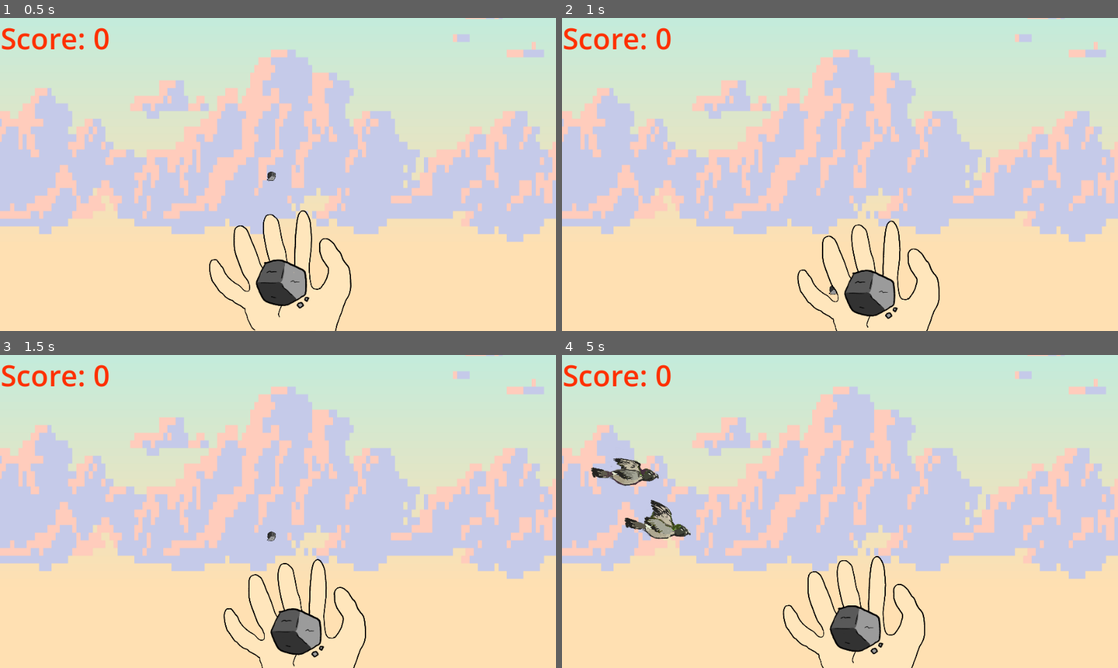
Above: before the commit, frames 1-4 (two rows, left to right).
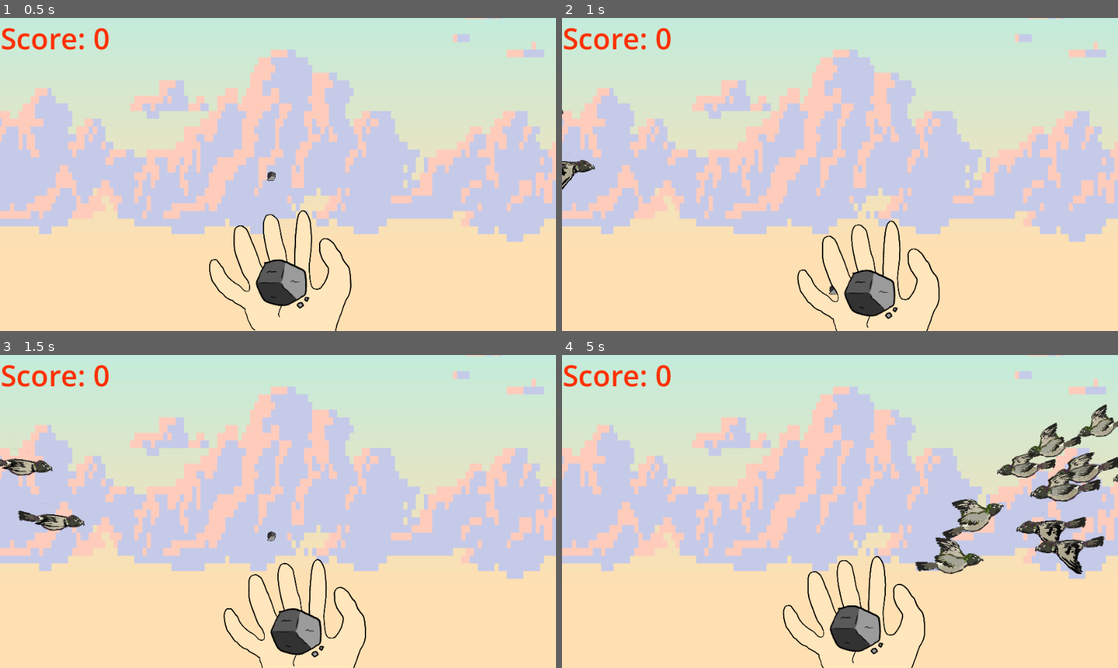
Above: after the commit, the same moments.

Repository: terebigeemu/utsjam
Game: Godot game, scene res://main.tscn
Two runs of this game, one before a commit and one after it. Both use one fixed random seed, a clock stepped at 60 frames per second and the inputs below.
Inputs (mouse positions are in pixels of both pictures, inside the frame that each line leads up to):
- Up to frame 1 (0.5 s): no input
- Up to frame 2 (1 s): move the mouse to (962, 158) at 0.52 s; click (962, 158) at 0.6 s
- Up to frame 3 (1.5 s): move the mouse to (166, 527) at 1.27 s; click (166, 527) at 1.35 s
- Up to frame 4 (5 s): move the mouse to (895, 442) at 2.02 s; click (895, 442) at 2.1 s; move the mouse to (812, 574) at 2.77 s; click (812, 574) at 2.85 s; move the mouse to (1006, 558) at 3.52 s; click (1006, 558) at 3.6 s; move the mouse to (673, 464) at 4.27 s; click (673, 464) at 4.35 s

Frame 1 is identical in both runs. In frame 2, 0.3% of the frame differs, in the area x 0-6%, y 29-55%; in frame 3, 0.8%; in frame 4, 6.3%, in the area x 5-100%, y 15-70%.

Commit message:
bird stop animation

Diff:
--- a/scripts/test_bird.gd
+++ b/scripts/test_bird.gd
@@ -1,11 +1,12 @@
 extends Node2D
 # Written by Leo
 @onready var sprite = get_node("AnimatableBody2D/AnimatedSprite2D")
-@onready var collision_shape = get_node("AnimatableBody2D/CollisionShape2D")
+@onready var collision_shape = get_node("AnimatableBody2D/Area2D")
 @onready var physics = get_node("AnimatableBody2D")
-
+var living := true
 var playing_forward := true
 var sprite_speed : float
+var fall : Vector2
 #var AngofAtk : float
 func _ready() -> void:
 	# Start on a random frame (0, 1, 2, or 3)
@@ -15,7 +16,7 @@
 	var resizing : float = 0.16 + 0.1 * randf()
 	resizing *= 1.3
 	sprite.scale = Vector2(resizing,resizing)
-	collision_shape.scale = Vector2(resizing*5,resizing*5)
+	collision_shape.scale = Vector2(resizing*9,resizing*9)
 	# original size is 400px
 	# Initial Angle of Attack
 	sprite.rotation = (-0.01 + 0.15 * randf())
@@ -34,23 +35,32 @@
 		# Rewind twice as fast
 		sprite.play("flap", -1.0 * sprite_speed, true)
 
+func _on_bird_entered(body_rid: RID, body: Node2D, body_shape_index: int, local_shape_index: int) -> void:
+	living = false
+	fall = Vector2.from_angle(sprite.rotation - 0.226)
+	fall *+ - sprite_speed * 100
+	collision_shape.get_node("CollisionShape2D").set_deferred("disabled", true)
 #	Notes on flight
 # Flight is determined by its pitch attitude
 # (angle between AOA and trajectory)
 # For pigeons, this is about 13 degrees (0.226 rad)
 
 func _process(delta: float) -> void:
-	# drop_rate
-	var drop : float = -((sprite.rotation + PI/2 )/PI)**.7 * 0.01
-	sprite.rotate(drop)
-	if sprite.rotation < - PI/2 or sprite.rotation > PI/2:
-		sprite.rotation = (-0.01 + 0.15 * randf())
-	var translation := Vector2.from_angle(sprite.rotation - 0.226).normalized()
-	physics.position += translation * - sprite_speed * 100 * delta
-	sprite.position += translation * - sprite_speed * 100 * delta
-	collision_shape.position += translation * - sprite_speed * 100 * delta
-	# Force the bird to fly up if it is crashing into the ground
-	if sprite.global_position.y > 350:
-		sprite.rotate(-drop * 1.5)
-	if sprite.global_position.x > 1360 or position.x < -200:
-		queue_free()
+	if living:
+		# drop_rate
+		var drop : float = -((sprite.rotation + PI/2 )/PI)**.7 * 0.01
+		sprite.rotate(drop)
+		if sprite.rotation < - PI/2 or sprite.rotation > PI/2:
+			sprite.rotation = (-0.01 + 0.15 * randf())
+		var translation := Vector2.from_angle(sprite.rotation - 0.226).normalized()
+		physics.position += translation * - sprite_speed * 100 * delta
+		sprite.position += translation * - sprite_speed * 100 * delta
+		collision_shape.position += translation * - sprite_speed * 100 * delta
+		# Force the bird to fly up if it is crashing into the ground
+		if sprite.global_position.y > 350:
+			sprite.rotate(-drop * 1.5)
+		if sprite.global_position.x > 1360 or position.x < -200:
+			queue_free()
+	else:
+		sprite.animation = "dead"
+		sprite.stop()
--- a/test/test_bird.tscn
+++ b/test/test_bird.tscn
@@ -13,6 +13,11 @@
 
 [sub_resource type="SpriteFrames" id="SpriteFrames_s3r25"]
 animations = [{
+"frames": [],
+"loop": 1,
+"name": &"dead",
+"speed": 5.0
+}, {
 "frames": [{
 "duration": 1.0,
 "texture": ExtResource("2_b0l4q")
@@ -42,10 +47,15 @@
 
 [node name="AnimatedSprite2D" type="AnimatedSprite2D" parent="AnimatableBody2D" unique_id=1169822462]
 sprite_frames = SubResource("SpriteFrames_s3r25")
-animation = &"flap"
+animation = &"dead"
 
-[node name="CollisionShape2D" type="CollisionShape2D" parent="AnimatableBody2D" unique_id=1758691481]
-scale = Vector2(8, 8)
+[node name="Area2D" type="Area2D" parent="AnimatableBody2D" unique_id=1142619322]
+scale = Vector2(100, 100)
+monitorable = false
+
+[node name="CollisionShape2D" type="CollisionShape2D" parent="AnimatableBody2D/Area2D" unique_id=1758691481]
+scale = Vector2(0.08, 0.08)
 shape = SubResource("CircleShape2D_72jeb")
 
 [connection signal="animation_finished" from="AnimatableBody2D/AnimatedSprite2D" to="." method="_on_animation_finished"]
+[connection signal="body_shape_entered" from="AnimatableBody2D/Area2D" to="." method="_on_bird_entered"]
--- a/test/test_flock_scene.gd
+++ b/test/test_flock_scene.gd
@@ -7,13 +7,14 @@
 
 func _ready():
 	#pigeon_spawn()
-	_random_time()
+	$Timer.start(0.2)
 
 func _random_time():
 	var spawnTime = randf_range(3.0, 7.0)
 	$Timer.start(spawnTime)
 
 func _on_spawn_timer_timeout() -> void:
+	_random_time()
 	pigeon_spawn()
 # Modified Loop from Leo
 func pigeon_spawn():
Binary file added: Sprites/Bird/Pigeon/Bird_0.png
Not shown, added: Sprites/Bird/Pigeon/Bird_0.png.import
